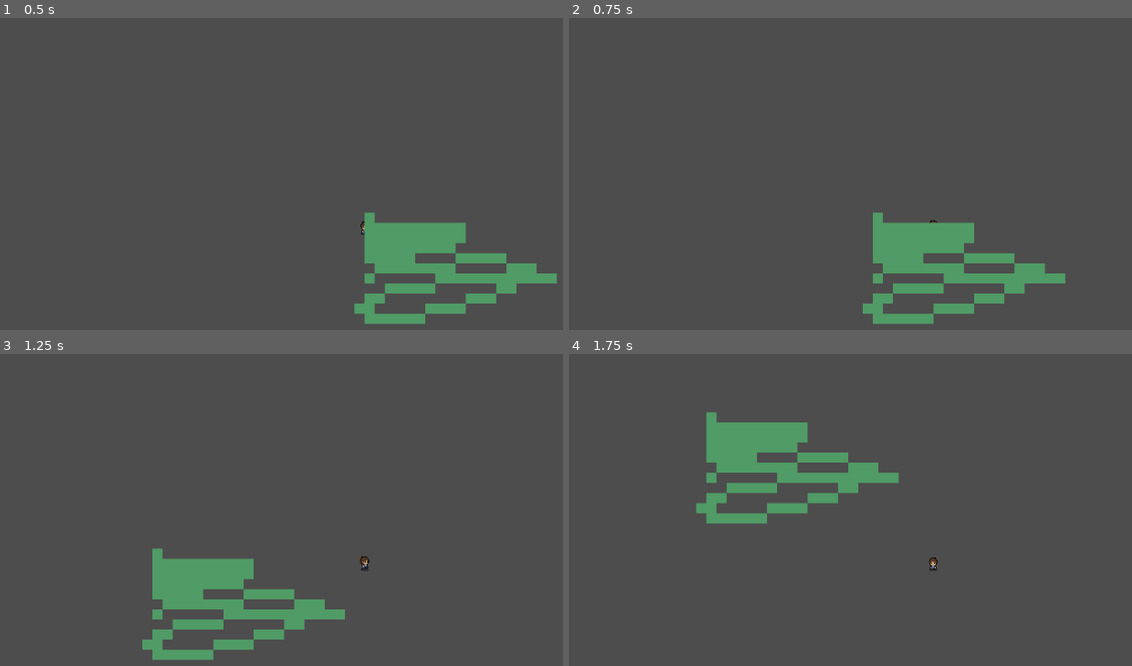
Above: before the commit, frames 1-4 (two rows, left to right).
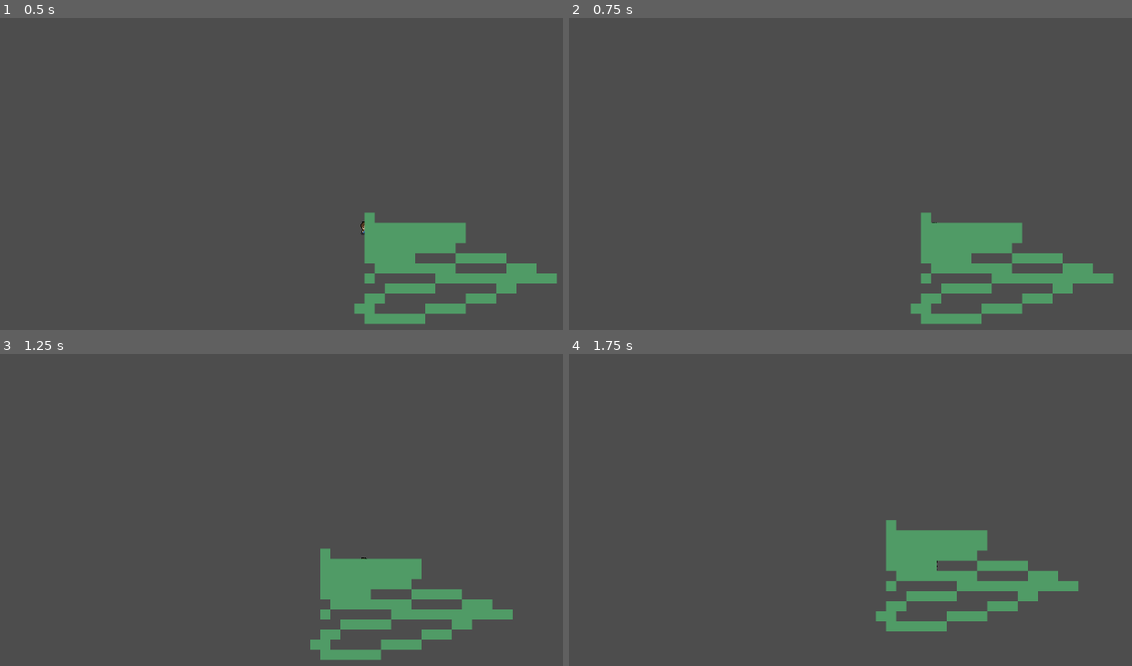
Above: after the commit, the same moments.

Repository: AGuylol/Tt6l-8
Game: Godot game, scene res://scenes/world.tscn
Two runs of this game, one before a commit and one after it. Both use one fixed random seed, a clock stepped at 60 frames per second and the inputs below.
Inputs (mouse positions are in pixels of both pictures, inside the frame that each line leads up to):
- Up to frame 1 (0.5 s): no input
- Up to frame 2 (0.75 s): tap Enter at 0.5 s; move the mouse to (1092, 202) at 0.52 s; hold Right (ui_right) from 0.53 s (still down); click (1092, 202) at 0.67 s
- Up to frame 3 (1.25 s): keep holding Right (ui_right)
- Up to frame 4 (1.75 s): move the mouse to (788, 578) at 1.27 s; release Right (ui_right) at 1.28 s; hold Down (ui_down) from 1.28 s (still down); click (788, 578) at 1.42 s

Frame 1 is identical in both runs. In frame 2, 7.0% of the frame differs, in the area x 52-97%, y 62-98%; in frame 3, 10%; in frame 4, 10%, in the area x 22-91%, y 18-89%.

Commit message:
Update player.gd

Diff:
--- a/script/player.gd
+++ b/script/player.gd
@@ -1,10 +1,14 @@
 extends CharacterBody2D
 
-const speed = 479.0
+
+const speed = 100.0
 var current_dir = "none"
+var player_health = 100.0
+var player_alive = false
 
 func _physics_process(delta):
 	player_movement(delta)
+	player_attack(delta)
 
 func player_movement(delta):
 
@@ -67,3 +71,21 @@
 			anim.play("front_walk")
 		elif movement ==0:
 			anim.play("front_idle")
+
+func player_attack(delta):
+	if Input.is_mouse_button_pressed(1):
+		var dir = current_dir
+
+		var anim = $player_animation
+
+		if dir == "right":
+			anim.play("side_attack")
+
+		if dir == "left":
+			anim.play("side_attack")
+
+		if dir == "up":
+			anim.play("back_attack")
+
+		if dir == "down":
+			anim.play("front_attack")
